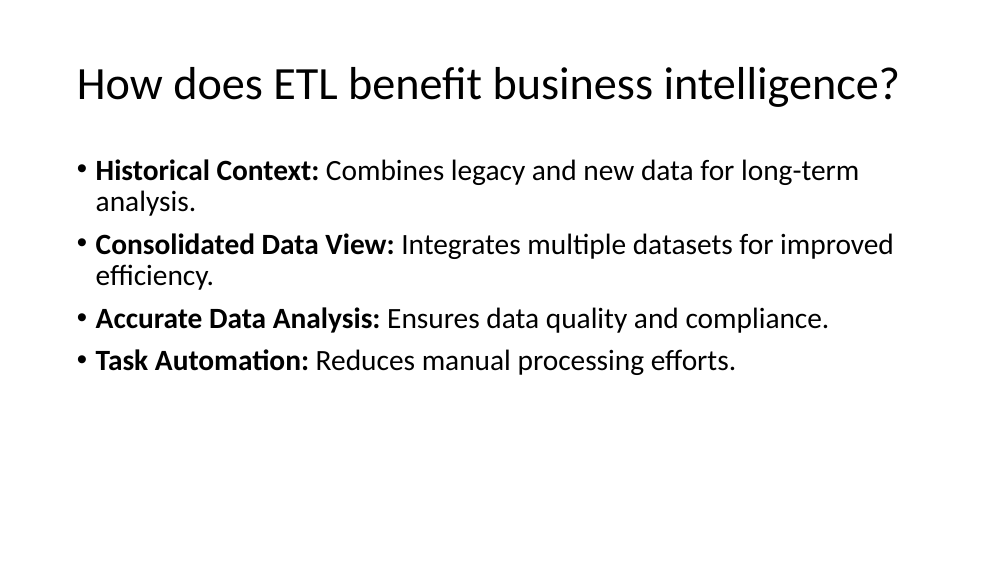
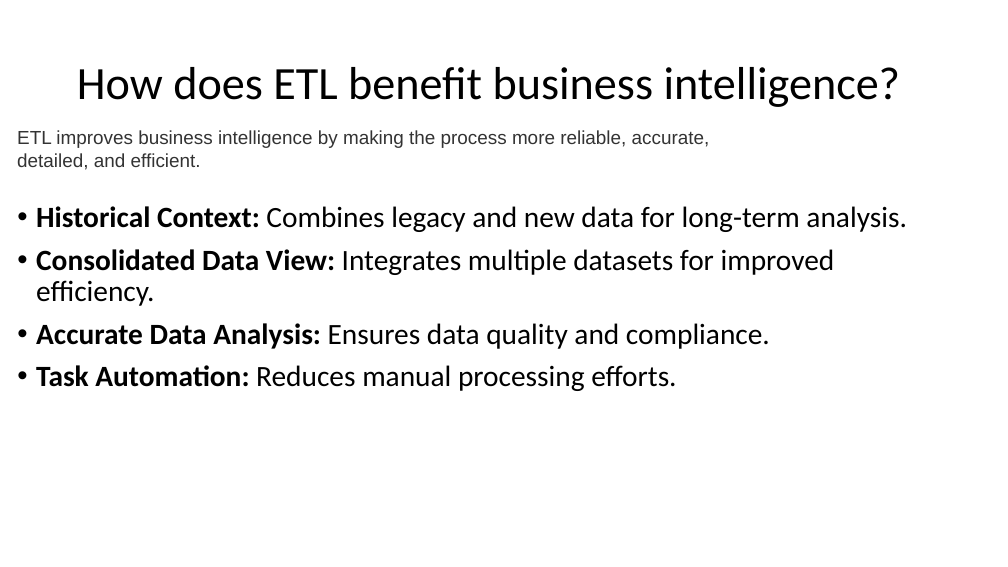
Before and after one commit to AbdulRahmanMohammedEid/E-commerce-Data-Warehouse, a slide deck: slide 6 of e commerce presentation.pptx. Drawn at 1008x567 pixels with LibreOffice and Linux fonts; fonts in the diff are those of the drawing. Boxes give left, top, right and bottom in pixels: in the first picture for what was removed or moved away, otherwise in the second. Text is boxed around its words. In the diff, an @@ line names an element or a change of style, - is before the commit and + after.

```diff
--- a/e commerce presentation.pptx
+++ b/e commerce presentation.pptx
@@ text added at (17,130,710,170), 18 pt, text #333333 @@
+ETL improves business intelligence by making the process more reliable, accurate, detailed, and efficient.
@@ text "Historical Context: Combines legacy and ..." rewrapped from (96,159,894,375) to (36,206,906,391) @@
```
Also in this commit, not shown: 1 other slide changed, 7 slides added, 13 slides removed.
